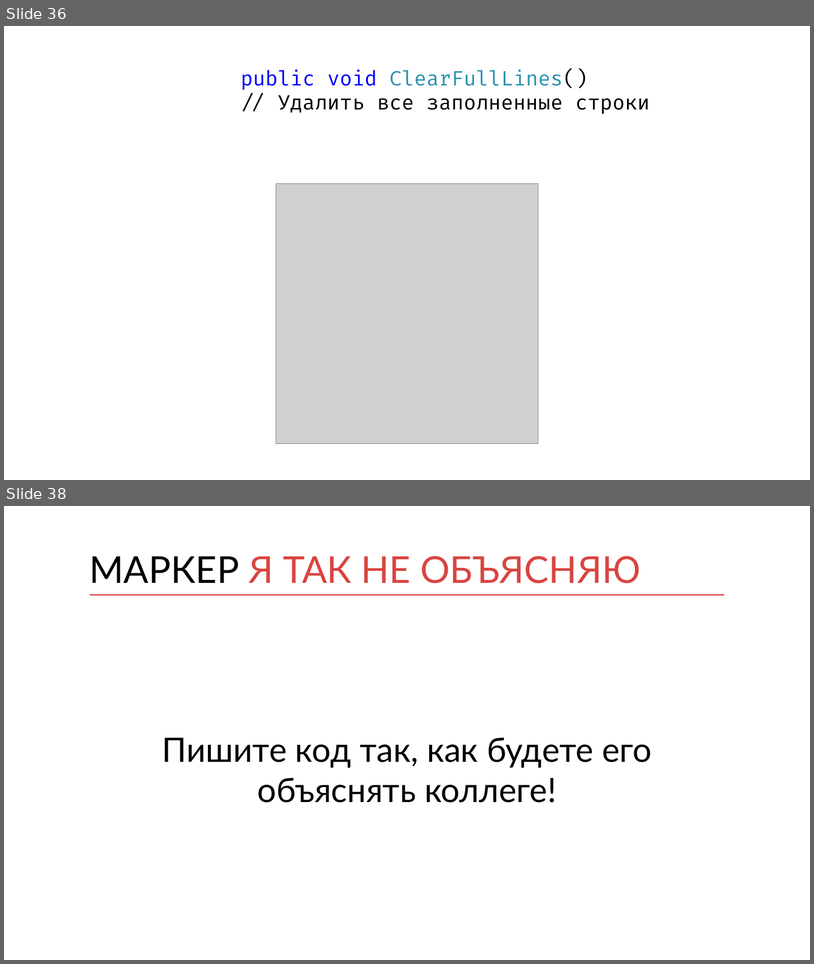
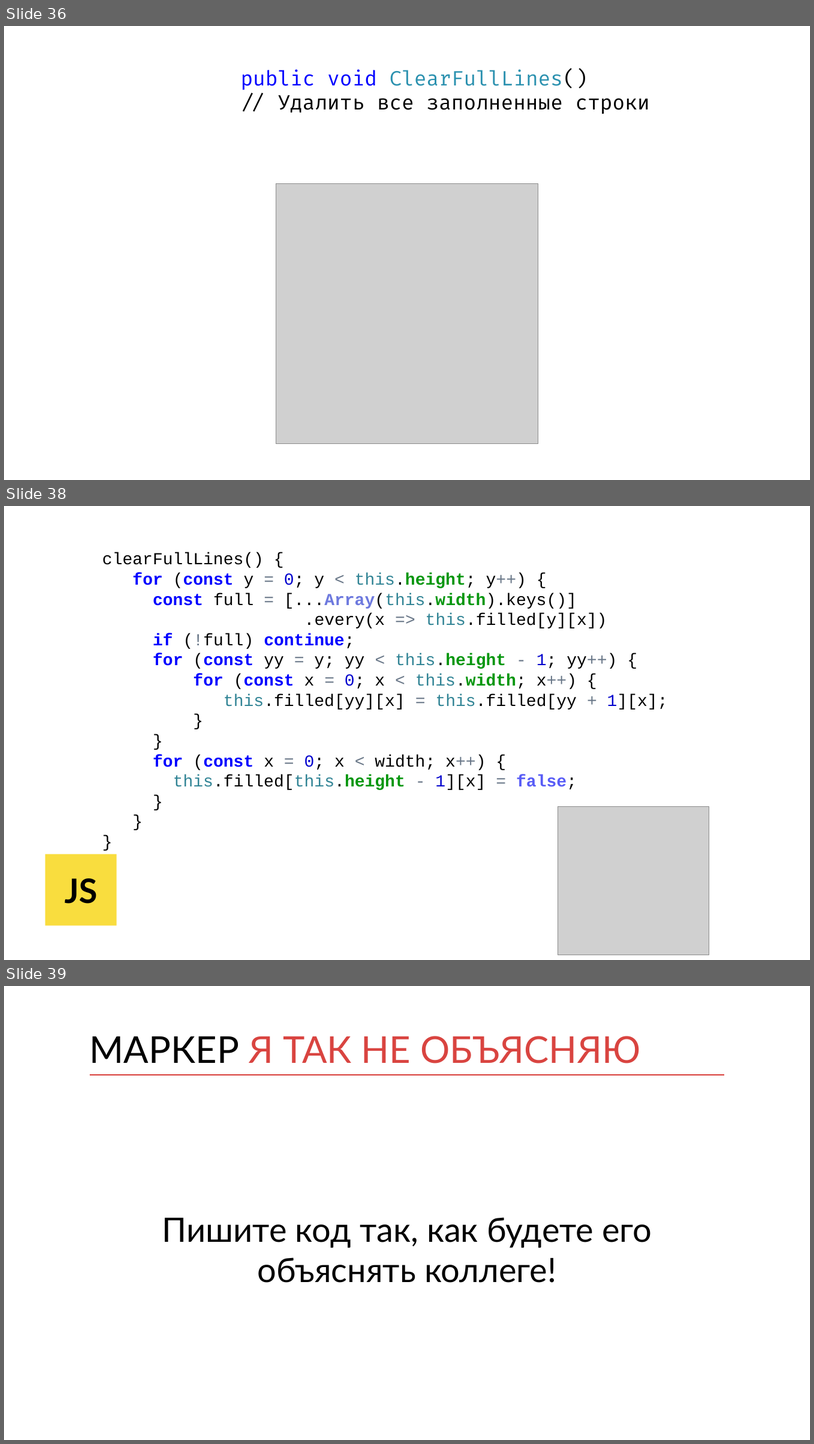
Before and after one commit to kontur-courses/clean-code, a slide deck: clean-code.pptx. Shown one above the other, each under a label of ours: slides 36 and 38 before the commit, slides 36, 38 and 39 after it; the slides between them are not shown. The pictures are 814x964 and 814x1444 pixels, drawn with LibreOffice and Linux fonts; fonts in the diff are those of the drawing; grey boxes stand for pictures. Boxes give left, top, right and bottom in pixels: in the first picture for what was removed or moved away, otherwise in the second. Text is boxed around its words. In the diff, an @@ line names an element or a change of style, - is before the commit and + after.

```diff
--- a/clean-code.pptx
+++ b/clean-code.pptx
@@ slide 38 added at [4,506,810,960], background #FFFFFF @@
@@ text added at [102,553,668,790], 20 pt, text #000000 @@
+clearFullLines() {
+for (const y = 0; y < this.height; y++) {
+const full = [...Array(this.width).keys()]
+.every(x => this.filled[y][x])
+if (!full) continue;
+for (const yy = y; yy < this.height - 1; yy++) {
+for (const x = 0; x < this.width; x++) {
+this.filled[yy][x] = this.filled[yy + 1][x];
+}
+}
+for (const x = 0; x < width; x++) {
+this.filled[this.height - 1][x] = false;
+}
+}
+}
@@ picture added at [559,806,710,954] @@
@@ rectangle added at [45,854,117,925], fill #F9DD3E, 40 pt, text #000000, bold @@
+JS
@@ what was slide 38 is now slide 39 @@
```
Also in this commit, not shown: 5 slides changed, 3 other slides added.
